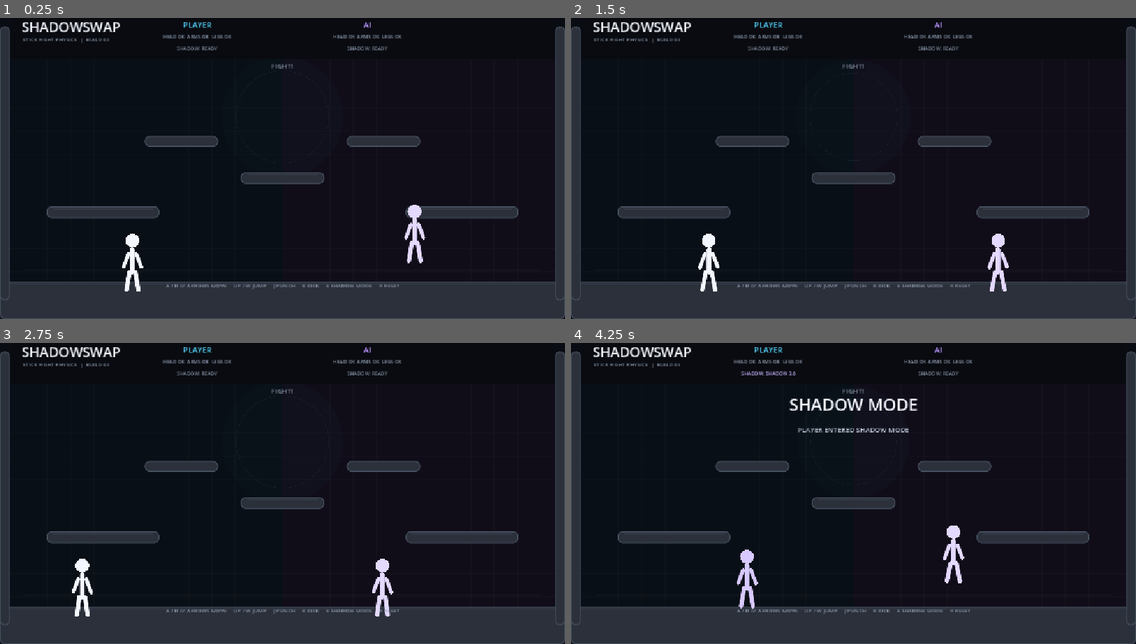
Above: before the commit, frames 1-4 (two rows, left to right).
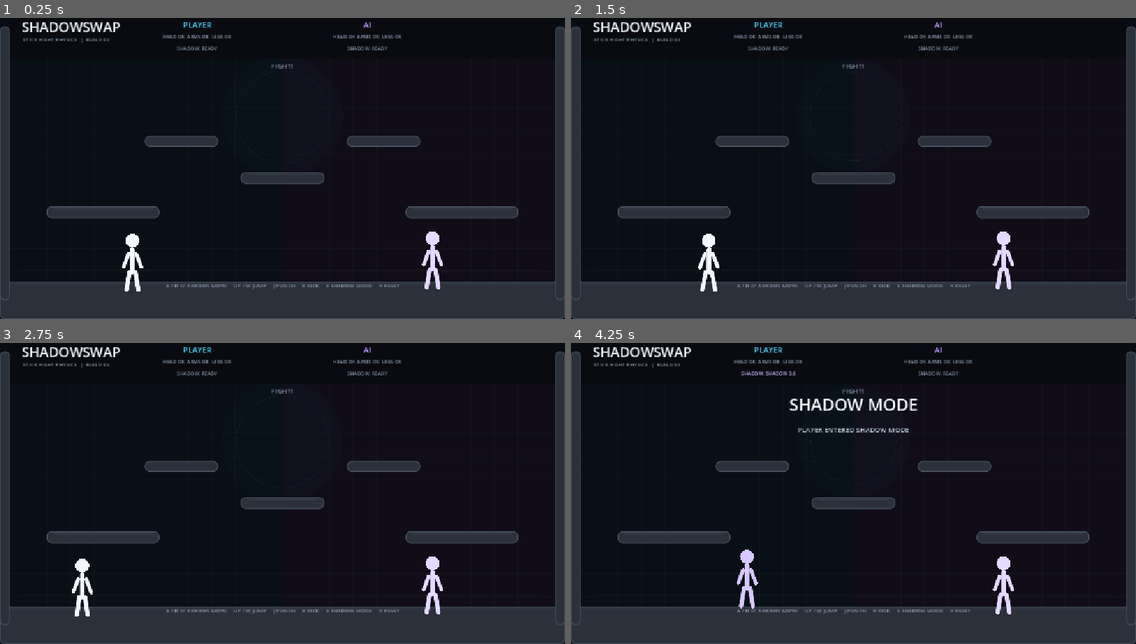
Above: after the commit, the same moments.

Repository: divanburke/ShadowSwap
Game: Godot game, scene res://main.tscn
Two runs of this game, one before a commit and one after it. Both use one fixed random seed, a clock stepped at 60 frames per second and the inputs below.
Inputs:
- Up to frame 1 (0.25 s): no input
- Up to frame 2 (1.5 s): tap Enter at 0.5 s; hold D from 0.53 s (still down); tap R at 0.6, 1.35 s; tap Up at 0.77 s
- Up to frame 3 (2.75 s): tap Up at 1.52 s; release D at 2.03 s; hold A from 2.03 s (still down); hold J from 2.03 s (still down); tap R at 2.3 s
- Up to frame 4 (4.25 s): release A at 2.78 s; release J at 2.78 s; hold D from 2.78 s (still down); tap K at 2.85 s; tap Up at 3.02, 3.77 s; tap R at 3.05, 3.8 s; hold E from 3.53 s (still down)

The runs differ from the first frame. In frame 1, 0.7% of the frame differs, in the area x 71-79%, y 62-91%; in frame 2, 0.5%; in frame 3, 0.7%; in frame 4, 0.7%.

Commit message:
Temporarily disable AI for player physics testing

Diff:
--- a/scripts/main.gd
+++ b/scripts/main.gd
@@ -65,6 +65,9 @@
 		Color("#b993ff")
 	)
 
+	# TEMPORARY: disable AI processing while player physics are tested.
+	ai.process_mode = Node.PROCESS_MODE_DISABLED
+
 	round_over = false
 	round_message.text = "FIGHT!"
 	center_message_time = 0.9
